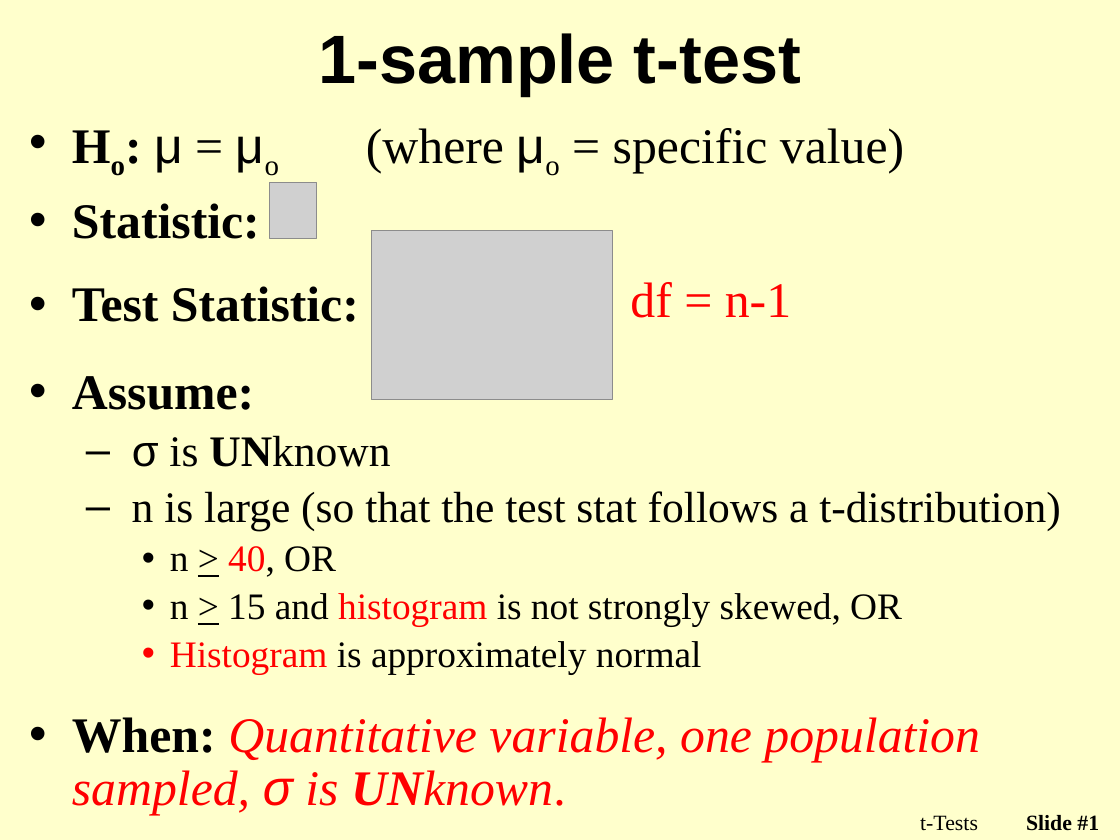
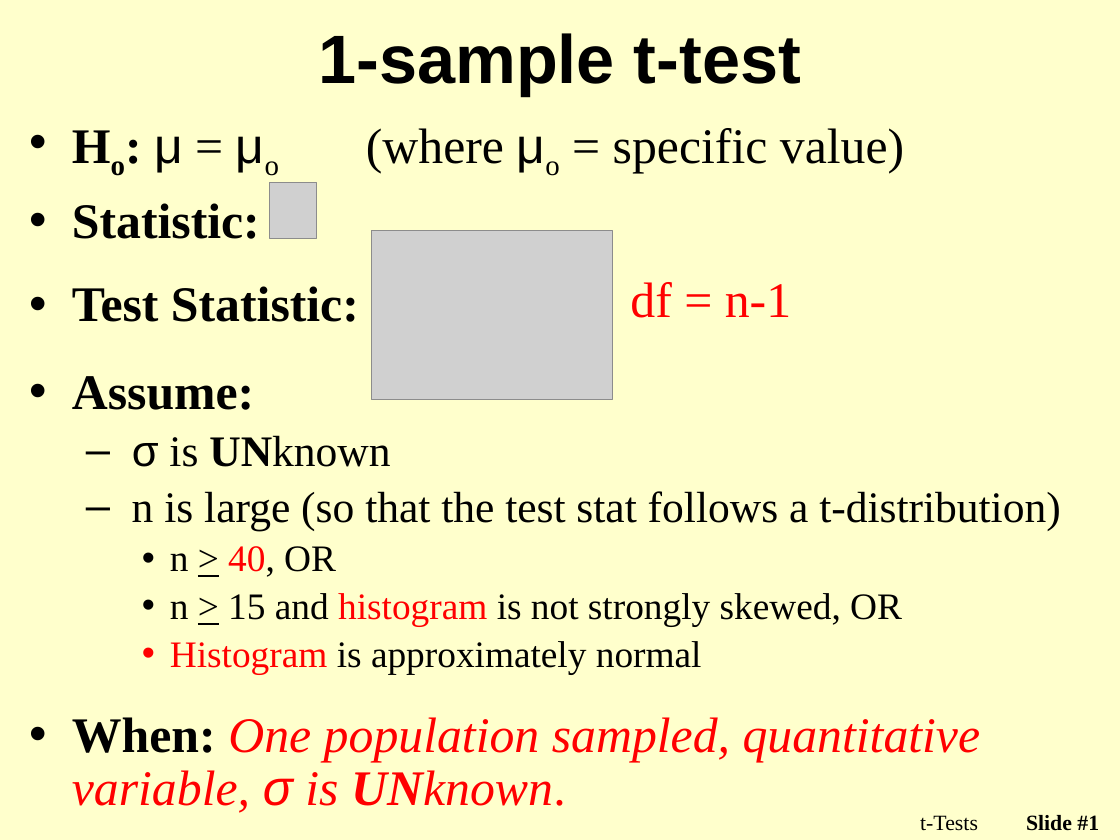
Before and after one commit to droglenc/NCMTH107, a slide deck: slide 1 of modules/1_Sample_t/PPT2.pptx. Drawn at 1120x840 pixels with LibreOffice and Linux fonts; fonts in the diff are those of the drawing; grey boxes stand for pictures; background and template pictures are left out. Boxes give left, top, right and bottom in pixels: in the first picture for what was removed or moved away, otherwise in the second. Text is boxed around its words. In the diff, an @@ line names an element or a change of style, - is before the commit and + after.

```diff
--- a/modules/1_Sample_t/PPT2.pptx
+++ b/modules/1_Sample_t/PPT2.pptx
@@ text at [72,717,981,813]: text changed @@
-• When: Quantitative variable, one population sampled, σ is UNknown.
+• When: One population sampled, quantitative variable, σ is UNknown.
```
Also in this commit, not shown: 5 other slides changed, 2 other files.
